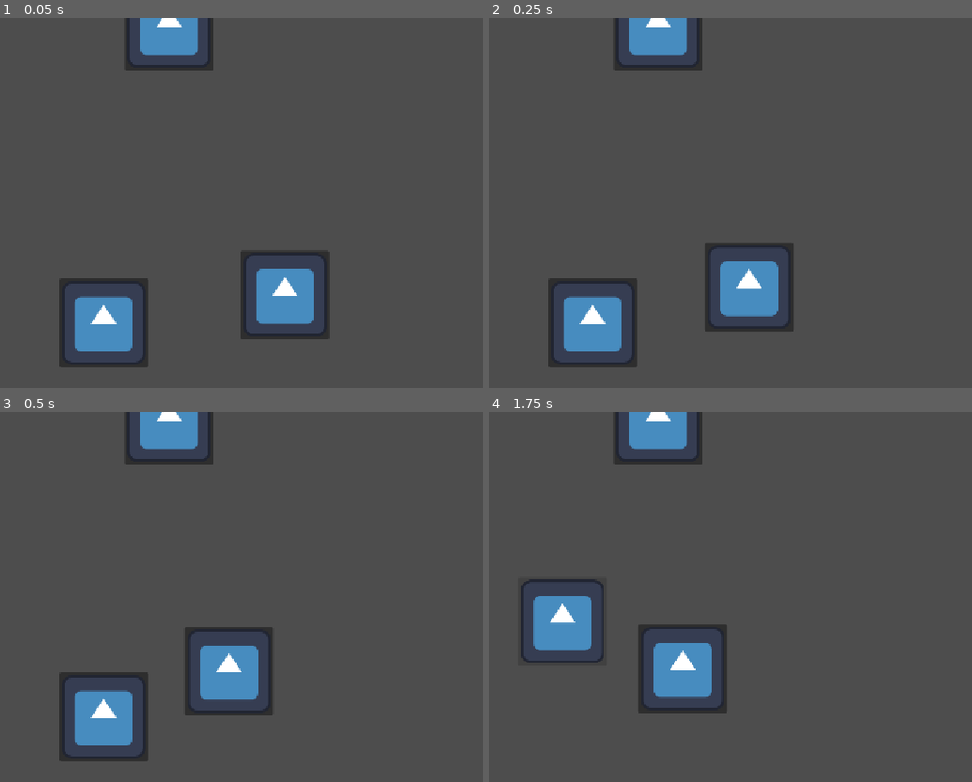
Above: before the commit, frames 1-4 (two rows, left to right).
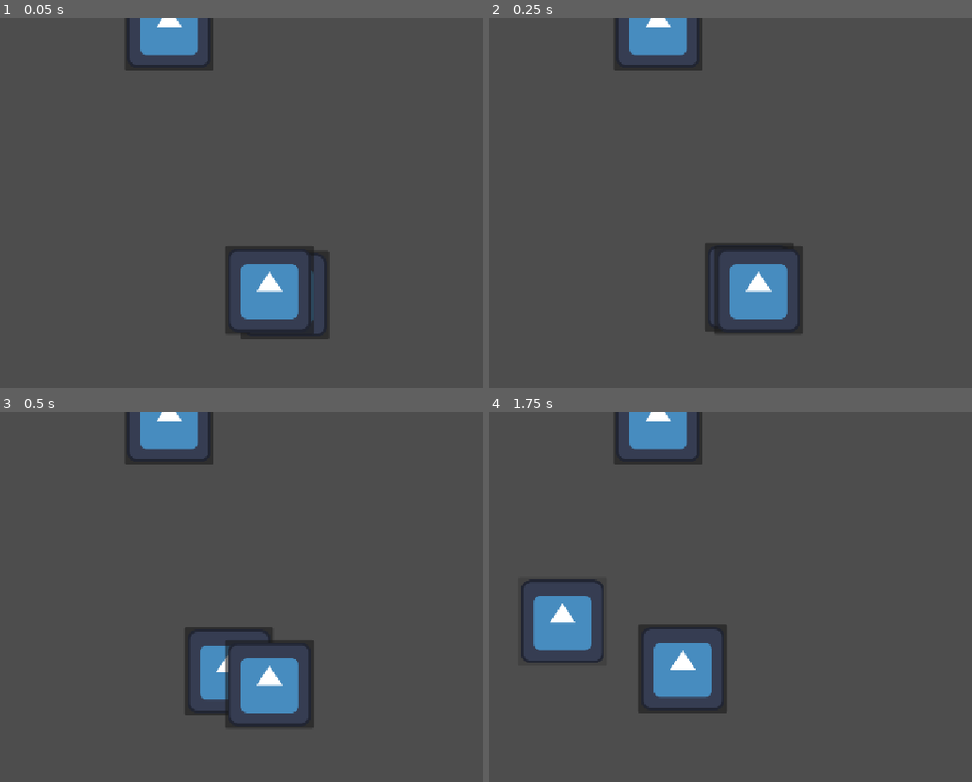
Above: after the commit, the same moments.

Repository: Novali91/CameraGame
Game: Godot game, scene res://02_Map/map.tscn
Two runs of this game, one before a commit and one after it. Both use one fixed random seed, a clock stepped at 60 frames per second and the inputs below. The engine's default icon, where the game draws it, is replaced by a stand-in: a white triangle on a blue panel in a dark square.
Inputs (mouse positions are in pixels of both pictures, inside the frame that each line leads up to):
- Up to frame 1 (0.05 s): no input
- Up to frame 2 (0.25 s): no input
- Up to frame 3 (0.5 s): no input
- Up to frame 4 (1.75 s): click (716, 671) at 0.52 s; click (624, 641) at 1.27 s

The runs differ from the first frame. In frame 1, 5.2% of the frame differs, in the area x 12-65%, y 61-95%; in frame 2, 4.7%; in frame 3, 5.7%; in frame 4, nothing differs.

Commit message:
Made simple conversation feature

Diff:
--- a/02_Map/01_Route_Visualization/route_visualization.gd
+++ b/02_Map/01_Route_Visualization/route_visualization.gd
@@ -19,7 +19,8 @@
 		if travel_node != null:
 			travel_node_pos = travel_node.position
 		line.add_point(travel_node_pos)
-		if cur_keyframe.narration != "":
+		continue #deprecated speech bubble code
+		if cur_keyframe.narration != null:
 			var cur_bubble = speech_bubble.instantiate()
 			add_child(cur_bubble)
 			cur_bubble.owner = self
--- a/02_Map/map.gd
+++ b/02_Map/map.gd
@@ -5,8 +5,10 @@
 @export var cam: Camera2D
 @export var people_node: Node
 @export var camera_locations_node: Node
+@export var conversations_node: Node
 var people: Array[Person] = []
 var camera_locations: Array[Marker2D] = []
+var conversations: Array[Conversation] = []
 
 func _ready() -> void:
 	var people_nodes = people_node.get_children()
@@ -15,6 +17,11 @@
 	var camera_locations_nodes = camera_locations_node.get_children()
 	for camera_location_node in camera_locations_nodes:
 		camera_locations.append(camera_location_node as Marker2D)
+	for conversation_node in conversations_node.get_children():
+		conversations.append(conversation_node as Conversation)
+	for person in people:
+		for conversation in person.conversations:
+			conversation.update()
 
 #temporary. Should be passed in by OS instead
 func _process(delta: float) -> void:
--- a/02_Map/map.tscn
+++ b/02_Map/map.tscn
@@ -6,23 +6,22 @@
 [ext_resource type="PackedScene" uid="uid://c8g7ccgaq1gjr" path="res://04_People/01_Navigation/travel_node.tscn" id="4_nlxlw"]
 [ext_resource type="Script" uid="uid://bvg6wxhxd6eh" path="res://02_Map/01_Route_Visualization/route_visualization.gd" id="5_0kn42"]
 [ext_resource type="PackedScene" uid="uid://c0w84j5tl2i0n" path="res://02_Map/01_Route_Visualization/speech_bubble.tscn" id="6_m81h6"]
+[ext_resource type="PackedScene" uid="uid://cssi8g4355xoj" path="res://04_People/01_Navigation/conversation.tscn" id="7_12wv5"]
+[ext_resource type="Script" uid="uid://d3k1q53qepbfn" path="res://04_People/01_Navigation/dialogue_line.gd" id="8_temgq"]
 
 [sub_resource type="Resource" id="Resource_shwjl"]
 script = ExtResource("3_6a3md")
 travel_node_path = NodePath("../../Travel Nodes/LocA")
-narration = "yo"
 
 [sub_resource type="Resource" id="Resource_eakoi"]
 script = ExtResource("3_6a3md")
 travel_node_path = NodePath("../../Travel Nodes/LocB")
 time = 1.9734234619140625
-narration = "hello"
 
 [sub_resource type="Resource" id="Resource_8jrwq"]
 script = ExtResource("3_6a3md")
 travel_node_path = NodePath("../../Travel Nodes/LocC")
 time = 4.994834594726562
-narration = "bye"
 
 [sub_resource type="Resource" id="Resource_gth8u"]
 script = ExtResource("3_6a3md")
@@ -48,19 +47,31 @@
 script = ExtResource("3_6a3md")
 travel_node_path = NodePath("../../Travel Nodes/LocA")
 time = 6.897209250710227
-narration = "wassup"
 
-[node name="Map" type="Node2D" unique_id=1922977521 node_paths=PackedStringArray("route_vis", "cam", "people_node", "camera_locations_node")]
+[sub_resource type="Resource" id="Resource_2iucv"]
+script = ExtResource("8_temgq")
+speaker = NodePath("../../People/PersonC")
+time = 4.0
+metadata/_custom_type_script = "uid://d3k1q53qepbfn"
+
+[sub_resource type="Resource" id="Resource_p83x3"]
+script = ExtResource("8_temgq")
+speaker = NodePath("../../People/PersonB")
+time = 8.0
+metadata/_custom_type_script = "uid://d3k1q53qepbfn"
+
+[node name="Map" type="Node2D" unique_id=1922977521 node_paths=PackedStringArray("route_vis", "cam", "people_node", "camera_locations_node", "conversations_node")]
 script = ExtResource("1_mks04")
 route_vis = NodePath("RouteVisualization")
 cam = NodePath("Camera2D")
 people_node = NodePath("People")
 camera_locations_node = NodePath("Camera Locations")
+conversations_node = NodePath("Conversations")
 
 [node name="People" type="Node" parent="." unique_id=443070008]
 
 [node name="PersonA" parent="People" unique_id=738572913 instance=ExtResource("2_0kn42")]
-position = Vector2(558.4202, 405.87878)
+position = Vector2(259.2904, 476.2379)
 route = Array[ExtResource("3_6a3md")]([SubResource("Resource_shwjl"), SubResource("Resource_eakoi"), SubResource("Resource_8jrwq"), SubResource("Resource_gth8u")])
 description = ""
 age = 0
@@ -69,8 +80,8 @@
 weight = 0
 speed = 200.0
 
-[node name="PersonB" parent="People" unique_id=299382854 instance=ExtResource("2_0kn42")]
-position = Vector2(299.6368, 454.63165)
+[node name="PersonB" parent="People" unique_id=299382854 node_paths=PackedStringArray("conversations") instance=ExtResource("2_0kn42")]
+position = Vector2(553.6736, 404.3639)
 route = Array[ExtResource("3_6a3md")]([SubResource("Resource_m81h6"), SubResource("Resource_12wv5"), SubResource("Resource_temgq"), SubResource("Resource_8gkpk")])
 description = ""
 age = 0
@@ -78,8 +89,9 @@
 height = 0
 weight = 0
 speed = 275.0
+conversations = [NodePath("../../Conversations/ConversationA")]
 
-[node name="PersonC" parent="People" unique_id=548292400 instance=ExtResource("2_0kn42")]
+[node name="PersonC" parent="People" unique_id=548292400 node_paths=PackedStringArray("conversations") instance=ExtResource("2_0kn42")]
 position = Vector2(400, 0)
 description = ""
 age = 0
@@ -87,6 +99,7 @@
 height = 0
 weight = 0
 speed = 3.0
+conversations = [NodePath("../../Conversations/ConversationA")]
 
 [node name="Travel Nodes" type="Node" parent="." unique_id=1545301525]
 
@@ -108,7 +121,7 @@
 speech_bubble = ExtResource("6_m81h6")
 
 [node name="Line" type="Line2D" parent="RouteVisualization" unique_id=1437924463]
-points = PackedVector2Array(558.4202, 405.87878, 211, 295, 805, 184, 256, 478)
+points = PackedVector2Array(553.6736, 404.3639, 587, 415)
 
 [node name="Camera2D" type="Camera2D" parent="." unique_id=62318575]
 
@@ -119,3 +132,10 @@
 
 [node name="CamB" type="Marker2D" parent="Camera Locations" unique_id=1360532646]
 position = Vector2(557, 579)
+
+[node name="Conversations" type="Node" parent="." unique_id=1820263092]
+
+[node name="ConversationA" parent="Conversations" unique_id=2052112119 instance=ExtResource("7_12wv5")]
+lines = Array[ExtResource("8_temgq")]([SubResource("Resource_2iucv"), SubResource("Resource_p83x3")])
+start_time = 4.0
+end_time = 8.0
--- a/02_Map/person_editor.gd
+++ b/02_Map/person_editor.gd
@@ -61,6 +61,12 @@
 	fill_speed_button.text = "Fill speed"
 	fill_speed_button.pressed.connect(fill_speed)
 
+	var update_conversations_button = Button.new()
+	window.add_child(update_conversations_button)
+	update_conversations_button.pressed.connect(update_conversations)
+	update_conversations_button.position.y = 250
+	update_conversations_button.text = "Update conversations"
+
 func add_keyframe():
 	var temp = selected_person.route.duplicate()
 	var kf: Keyframe = Keyframe.new()
@@ -81,3 +87,13 @@
 		var prev_kf = selected_person.route[keyframe_index-1]
 		var dist = (selected_person.get_travel_node(cur_kf).position - selected_person.get_travel_node(prev_kf).position).length()
 		cur_kf.time = prev_kf.time + dist / selected_person.speed
+
+func update_conversations():
+	for person in people:
+		person.conversations.clear()
+	var conversation_nodes = root.get_node("Conversations").get_children()
+	for conversation_node in conversation_nodes:
+		var conversation = conversation_node as Conversation
+		conversation.update()
+		for participant in conversation.participants:
+			participant.conversations.append(conversation)
--- /dev/null
+++ b/04_People/01_Navigation/conversation.gd
@@ -0,0 +1,25 @@
+@tool
+extends Node
+class_name Conversation
+
+@export var lines: Array[DialogueLine] = []
+var participants: Array[Person] = []
+@export var start_time: float
+@export var end_time: float
+
+func update():
+	var new_participants: Array[Person] = []
+	start_time = -1
+	end_time = -1
+	for line in lines:
+		var speaker = get_speaker(line.speaker)
+		if not new_participants.has(speaker):
+			new_participants.append(speaker)
+		if line.time < start_time or start_time == -1:
+			start_time = line.time
+		if line.time > end_time or end_time == -1:
+			end_time = line.time
+	participants = new_participants
+
+func get_speaker(person_path: NodePath) -> Person:
+	return get_node(person_path) as Person
--- /dev/null
+++ b/04_People/01_Navigation/conversation.tscn
@@ -0,0 +1,6 @@
+[gd_scene format=3 uid="uid://cssi8g4355xoj"]
+
+[ext_resource type="Script" uid="uid://868lrihrvpag" path="res://04_People/01_Navigation/conversation.gd" id="1_876gu"]
+
+[node name="Conversation" type="Node" unique_id=2052112119]
+script = ExtResource("1_876gu")
--- /dev/null
+++ b/04_People/01_Navigation/dialogue_line.gd
@@ -0,0 +1,6 @@
+extends Resource
+class_name DialogueLine
+
+@export var content: String
+@export var speaker: NodePath
+@export var time: float
--- a/04_People/01_Navigation/keyframe.gd
+++ b/04_People/01_Navigation/keyframe.gd
@@ -3,4 +3,3 @@
 
 @export var travel_node_path: NodePath
 @export var time: float
-@export var narration: String
--- a/04_People/person.gd
+++ b/04_People/person.gd
@@ -17,6 +17,9 @@
 
 @export var speed: float
 
+@export var conversations: Array[Conversation]
+var active_conversation: Conversation
+
 #currently only for editor view
 func _process(_delta: float) -> void:
 	map = get_node("../..") as Map #i know this is bad practice but it is for weird editor tool stuff
@@ -28,6 +31,7 @@
 			pass
 
 func travel(cur_time: float):
+	update_active_conversation(cur_time)
 	var keyframe_a
 	var keyframe_b
 	for keyframe_index in range(route.size()-1):
@@ -41,11 +45,21 @@
 			position = lerp(get_travel_node(keyframe_a).position,get_travel_node(keyframe_b).position,travel_progress)
 			break
 
+func update_active_conversation(cur_time: float):
+	if active_conversation != null:
+		if cur_time < active_conversation.start_time or cur_time > active_conversation.end_time:
+			active_conversation = null
+	else:
+		for conversation in conversations:
+			if cur_time >= conversation.start_time and cur_time <= conversation.end_time:
+				active_conversation = conversation
+				break
+
 func get_travel_node(keyframe: Keyframe) -> TravelNode:
 	if not keyframe.travel_node_path:
 		return null
 	return get_node(keyframe.travel_node_path) as TravelNode
 
-
 func _on_button_pressed() -> void:
 	print("Person details:" + name + " " + description + " " + str(age) + " " + sex + " " + str(height) + " " + str(weight))
+	print("Conversation: " + str(active_conversation))
Not shown, added: 04_People/01_Navigation/conversation.gd.uid
Not shown, added: 04_People/01_Navigation/dialogue_line.gd.uid
